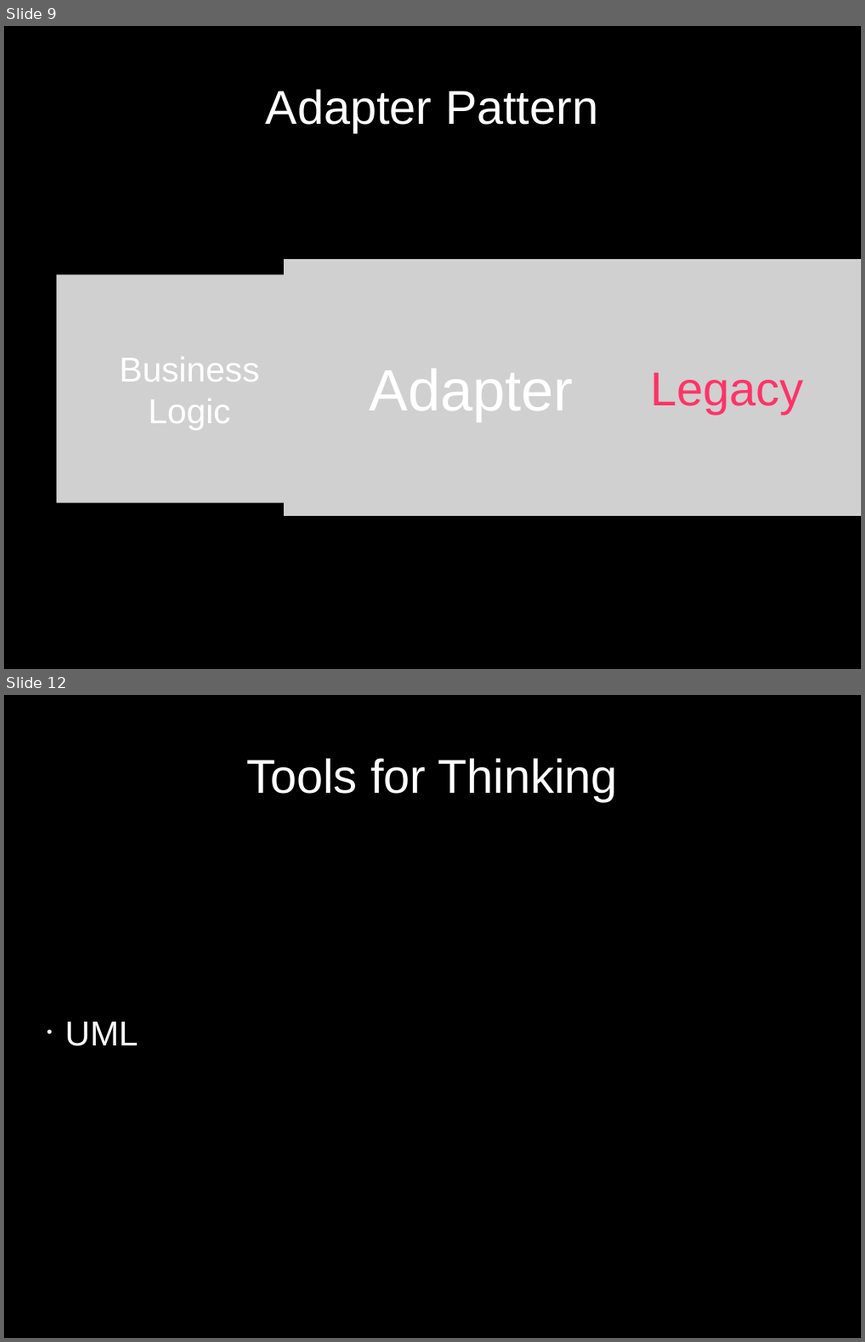
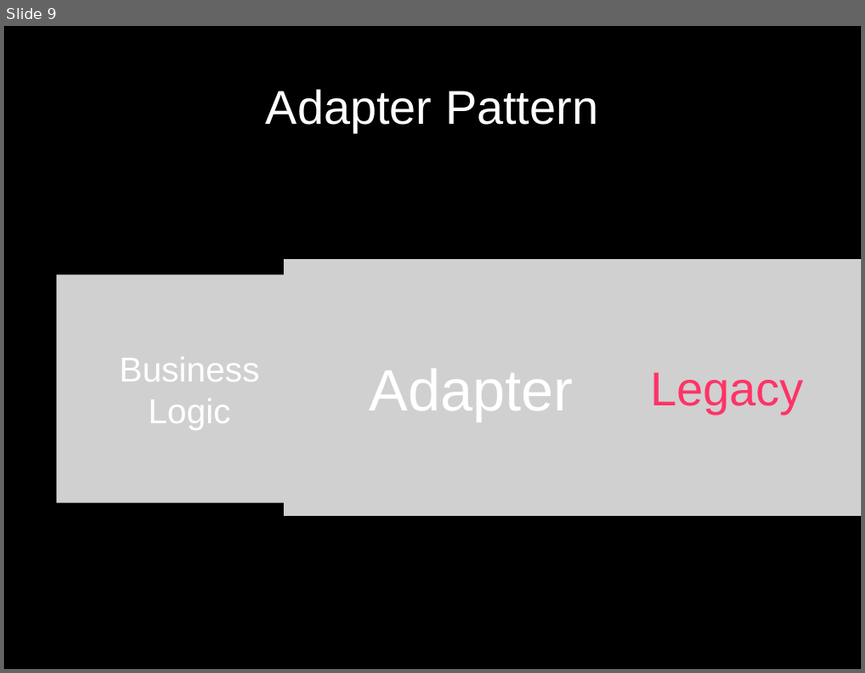
Before and after one commit to ChrisLynch42/presentations, a slide deck: codepalousa/legacy_code/coudepalousa.odp. Shown one above the other, each under a label of ours: slides 9 and 12 before the commit, slide 9 after it; the slides between them are not shown. The pictures are 865x1342 and 865x673 pixels, drawn with LibreOffice and Linux fonts; fonts in the diff are those of the drawing; grey boxes stand for pictures. Boxes give left, top, right and bottom in pixels: in the first picture for what was removed or moved away, otherwise in the second. Text is boxed around its words. In the diff, an @@ line names an element or a change of style, - is before the commit and + after.

```diff
--- a/codepalousa/legacy_code/coudepalousa.odp
+++ b/codepalousa/legacy_code/coudepalousa.odp
@@ slide 12 removed at [4,695,861,1338], background #000000 @@
@@ title removed at [246,758,618,801] @@
-Tools for Thinking
@@ subtitle removed at [65,1021,138,1046] @@
-• UML
```
Also in this commit, not shown: 2 slides changed, 5 slides added, 1 other slide removed, 8 other files.
